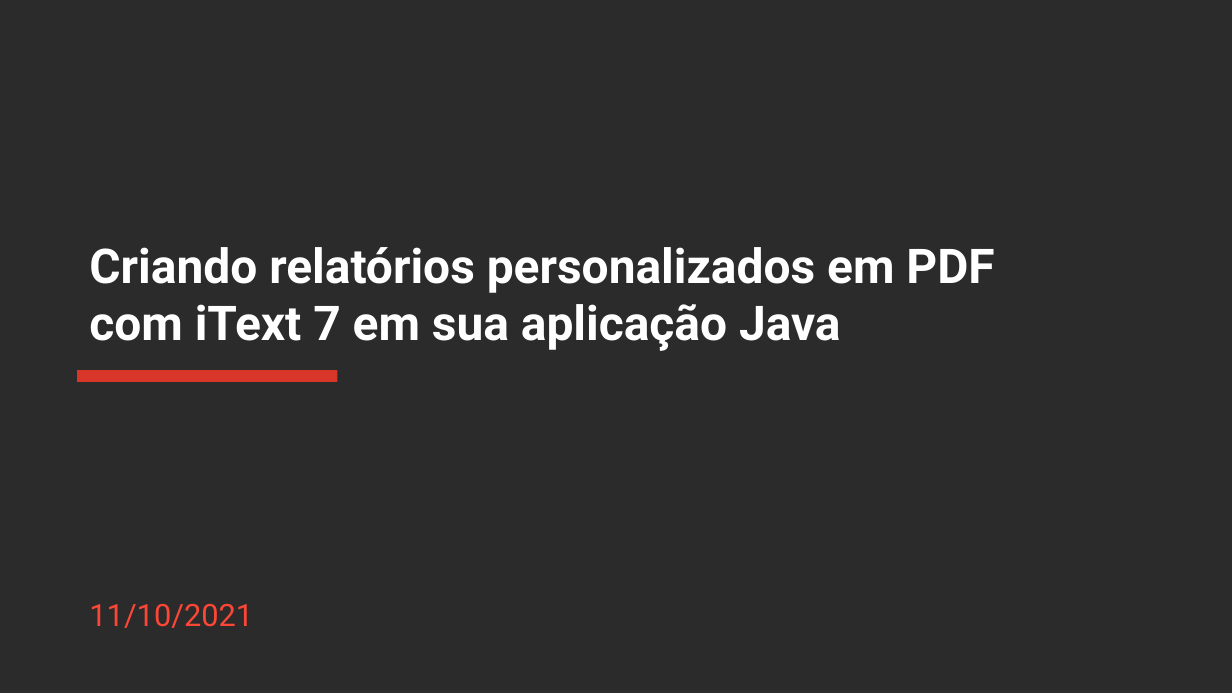
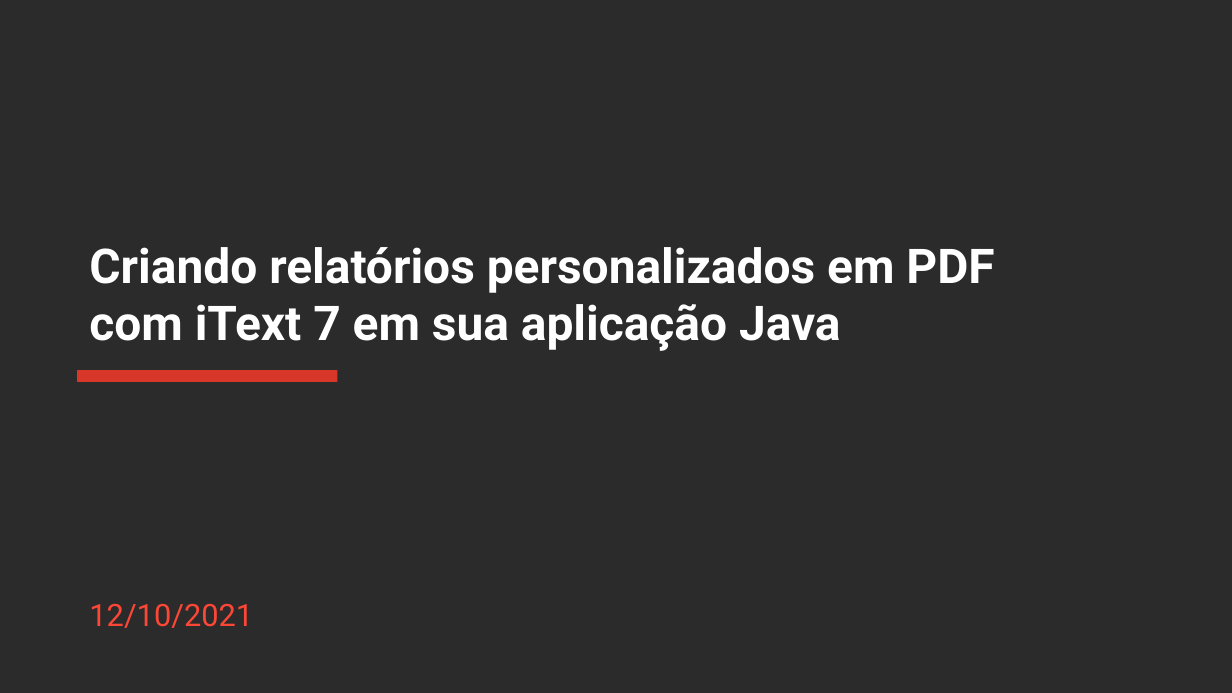
Before and after one commit to rocketseat-creators-program/spring-rest-pdf-endpoint-2021-10-12, a slide deck: slide 1 of Apresentacao_Spring_Itext_PDF.pptx. Drawn at 1232x693 pixels with LibreOffice and Linux fonts; fonts in the diff are those of the drawing; background and template pictures are left out; a plain dark background stands for a picture behind light text. Boxes give left, top, right and bottom in pixels: in the first picture for what was removed or moved away, otherwise in the second. Text is boxed around its words. In the diff, an @@ line names an element or a change of style, - is before the commit and + after.

```diff
--- a/Apresentacao_Spring_Itext_PDF.pptx
+++ b/Apresentacao_Spring_Itext_PDF.pptx
@@ subtitle at bbox=[89, 604, 253, 628]: text changed @@
-11/10/2021
+12/10/2021
```
Also in this commit, not shown: 4 other files.
